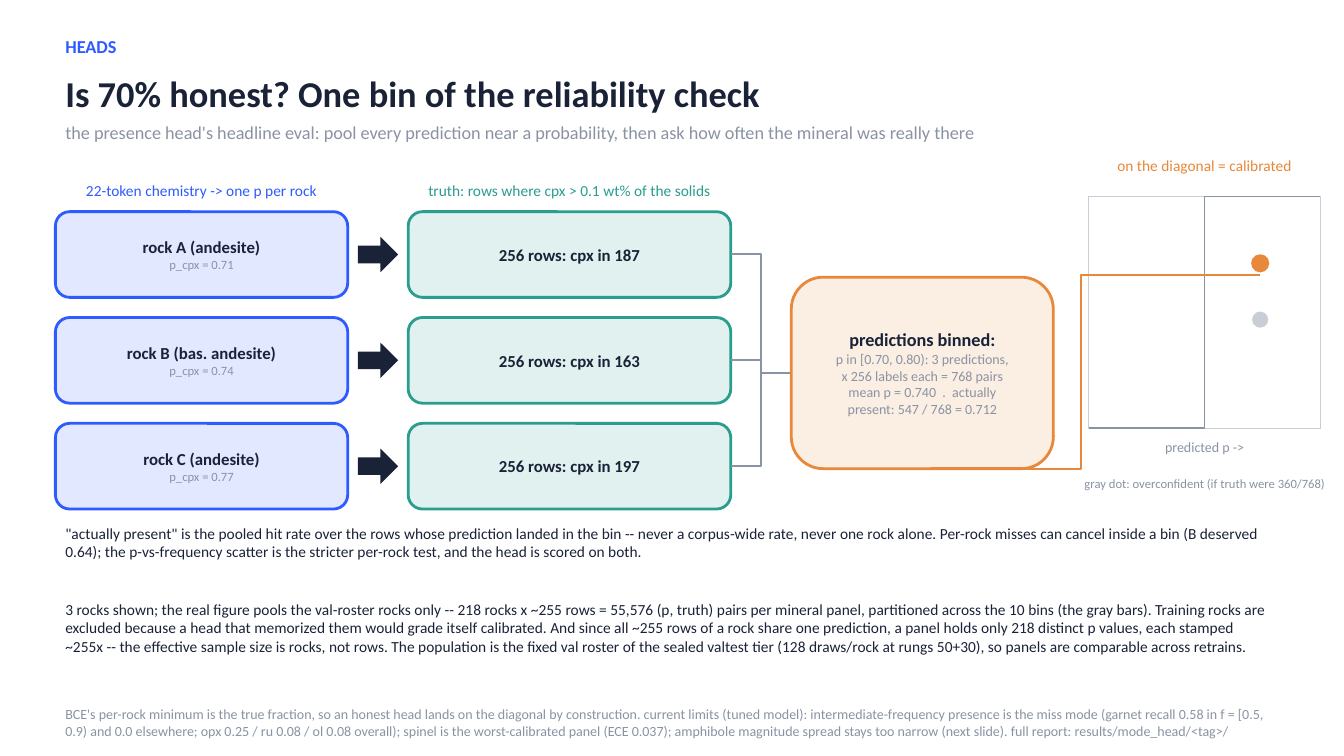
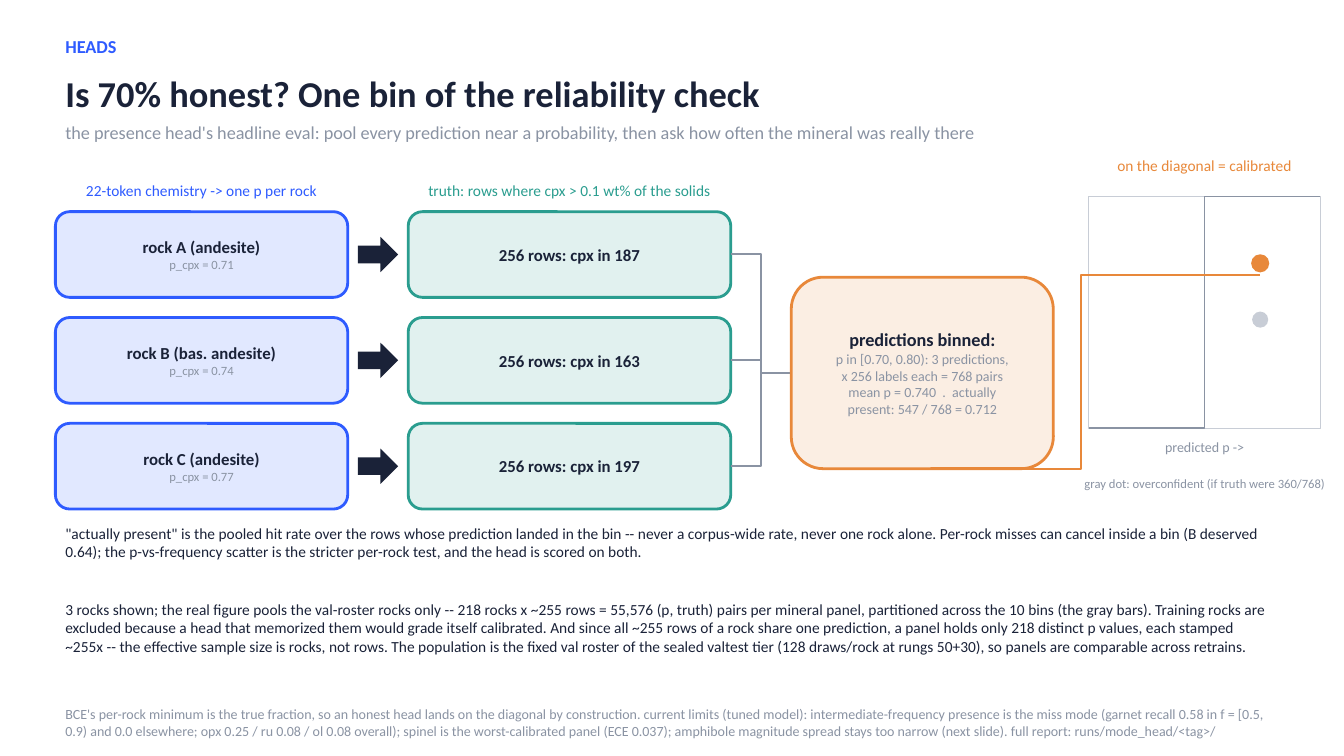
Before and after one commit to matthew-j-liu/phasecast, a slide deck: slide 14 of slides/overview.pptx. Drawn at 1344x756 pixels with LibreOffice and Linux fonts; fonts in the diff are those of the drawing. Boxes give left, top, right and bottom in pixels: in the first picture for what was removed or moved away, otherwise in the second. Text is boxed around its words. In the diff, an @@ line names an element or a change of style, - is before the commit and + after.

Commit message:
rename untracked results/ to runs/; RESULTS_ROOT becomes RUNS_ROOT

```diff
--- a/slides/overview.pptx
+++ b/slides/overview.pptx
@@ text at box(65, 709, 1263, 739): text changed @@
-BCE's per-rock minimum is the true fraction, so an honest head lands on the diagonal by construction. current limits (tuned model): intermediate-frequency presence is the miss mode (garnet recall 0.58 in f = [0.5, 0.9) and 0.0 elsewhere; opx 0.25 / ru 0.08 / ol 0.08 overall); spinel is the worst-calibrated panel (ECE 0.037); amphibole magnitude spread stays too narrow (next slide). full report: results/mode_head/<tag>/
+BCE's per-rock minimum is the true fraction, so an honest head lands on the diagonal by construction. current limits (tuned model): intermediate-frequency presence is the miss mode (garnet recall 0.58 in f = [0.5, 0.9) and 0.0 elsewhere; opx 0.25 / ru 0.08 / ol 0.08 overall); spinel is the worst-calibrated panel (ECE 0.037); amphibole magnitude spread stays too narrow (next slide). full report: runs/mode_head/<tag>/
```
Also in this commit, not shown: 3 other slides changed, 31 other files.
